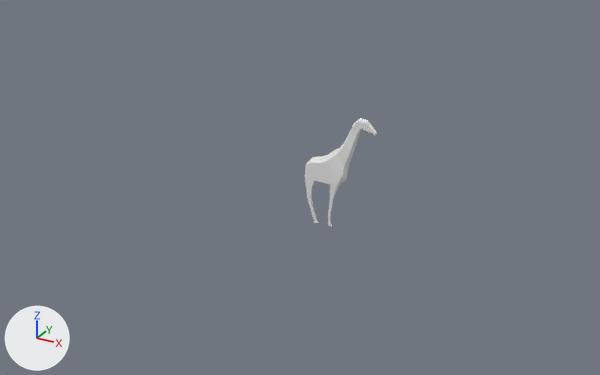
The Blender file 16_blender/giraffe.blend, before and after one commit.
Both versions are drawn from a 50 mm camera at (12.2, -24.36, 11.35) aimed at (-0.65, -1.0, -0.33). The lights are fixed; the arrows at lower left show +X, +Y and +Z.
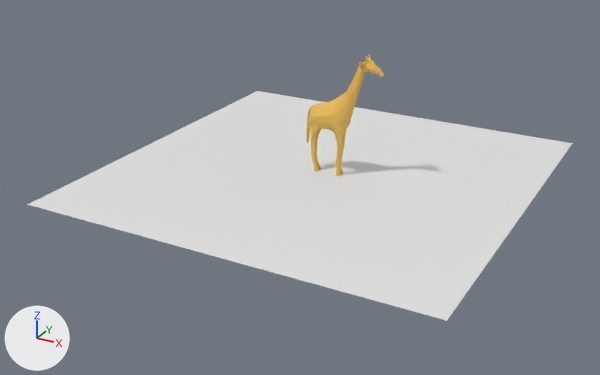
What differs and where, as boxes (x1, y1, x2, y2) in the pictures (600 x 375 px):
'Plane.001', added: after (27, 91, 573, 321)
'Plane', reshaped, moved (8% wider, 13% taller): before (305, 118, 377, 226); after (306, 54, 384, 176)

Edits to the bpy script that builds the scene:
```text
Add mat_material:
    mat_material = principled_material('Material')
    mat_material.base_color = (0.8, 0.489, 0.0858)  # orange #e7ba53
Add mat_material_001:
    mat_material_001 = principled_material('Material.001')
    mat_material_001.base_color = (0.8, 0.8, 0.8)  # white #e7e7e7
Change me_plane_001:
    used by ob_plane; location = (0.0, 0.0, 0.0); rotation_euler = (1.571, 0.0, 0.0), in degrees (90, 0, 0); scale = (0.321, 0.321, 0.321)
    remove me_plane_001.from_pydata(...)  # 130 vertices, 114 faces; spans x -2.91..5.43, y -6.24..6.88, z 0.0..0.67
    add me_plane_001.from_pydata(...)  # 317 vertices, 288 faces; spans x -3.34..5.53, y -6.26..7.45, z 0.0..1.1
    me_plane_001 part 1: 130 vertices removed from x -2.91..5.43, y -6.24..6.88, z 0.0..0.67; 317 vertices added at x -3.34..5.53, y -6.26..7.45, z 0.0..1.1
    add me_plane_001.materials.append(mat_material)  # orange #e7ba53
Add me_plane:
    me_plane.from_pydata([(-1.0, -1.0, 0.0), (1.0, -1.0, 0.0), (-1.0, 1.0, 0.0), (1.0, 1.0, 0.0)], [], [(0, 1, 3, 2)])
    me_plane.materials.append(mat_material_001)  # white #e7e7e7
Change ob_plane:
    ob_plane.location: (0.0, 0.0, 0.0) -> (0.14, 0.0, 2.02)
Add ob_plane_001:
    ob_plane_001 = bpy.data.objects.new('Plane.001', me_plane)
    ob_plane_001.location = (-0.24, 0.0, 0.0)
    ob_plane_001.scale = (7.13, 7.13, 7.13)
```
